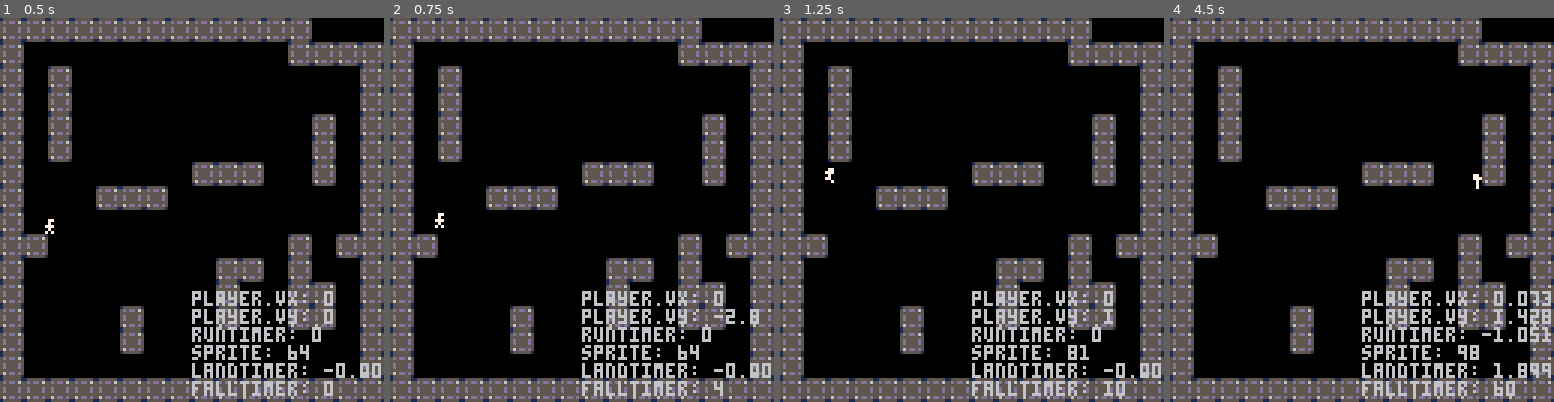
Above: before the commit, frames 1-4 (left to right).
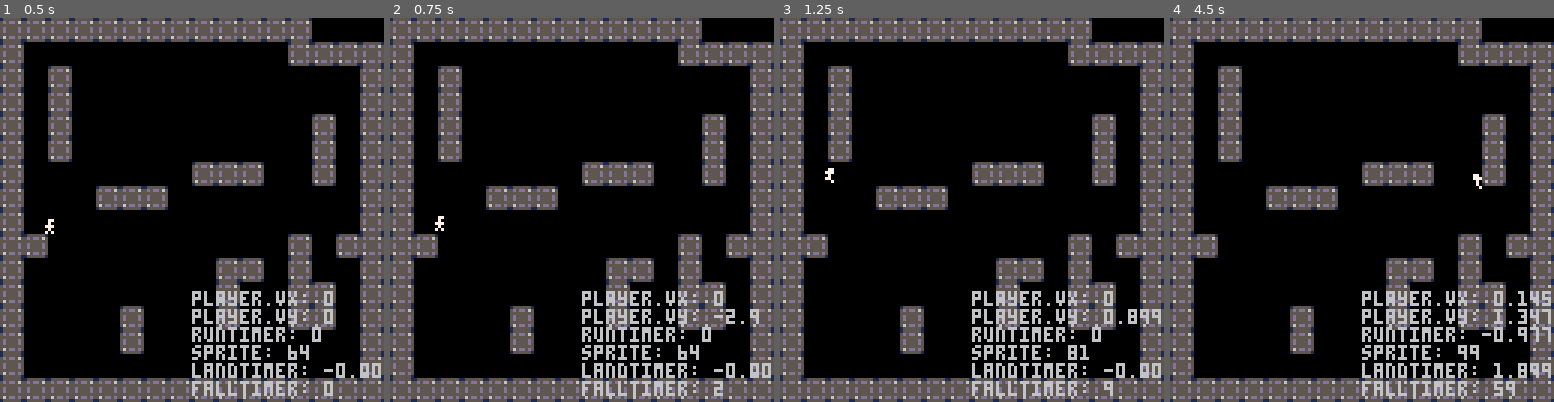
Above: after the commit, the same moments.

Repository: charlietran/pico8-games
Game: PICO-8 cartridge runboi.p8
The game is run twice, just before and just after one commit, with the same random seed, the same clock (stepped at 60 frames per second) and the same inputs.
Inputs:
- Up to frame 1 (0.5 s): no input
- Up to frame 2 (0.75 s): tap O (Z key) at 0.7 s
- Up to frame 3 (1.25 s): no input
- Up to frame 4 (4.5 s): hold Right 1.6-2.1 s; tap O (Z key) every 0.4 s from 1.7 to 4.1 s; hold Right 2.47-3.03 s; hold Left 3.08-3.58 s; hold Right from 4.02 s (still down)

Frame 1 is identical in both runs. In frame 2, 0.1% of the frame differs, in the area x 11-96%, y 50-99%; in frame 3, 0.4%; in frame 4, 0.4%, in the area x 78-100%, y 43-99%.

Commit message:
Label player function ends, move jump code up

Diff:
--- a/runboi.p8
+++ b/runboi.p8
@@ -237,6 +237,7 @@
 	--move the player, x then y
 	p:movex()
 	p:movey()
+	p:movejump()
 	p:checksliding()
 	p:handleinput()
 	p:effects()
@@ -278,8 +279,32 @@
 		p.hit_jump=false
 	end
 	p.is_jumping=jump_pressed
-	p:movejump()
-end
+end --player.jumpinput
+
+player.movejump=function(p)
+	--if standing, or if only just
+	--started falling, then jump
+	if(not p.hit_jump) return false
+	if p.standing then
+		p.vy=min(p.vy,-3)
+	elseif p.wallsliding then
+	-- allow walljump if sliding
+		--use normal jump speed,
+		--but proportionate to how
+		--fast player is currently
+		--sliding down wall
+		p.vy-=3
+		p.vy=mid(p.vy,-1,-3)
+
+		--set x velocity / direction
+		--based on wall facing
+		--(looking away from wall)
+		p.vx=p.wallfacing*2
+		p.flipx=(p.wallfacing==-1)
+
+		sfx(9)
+	end
+end --player.movejump
 
 player.groundinput=function(p)
 	if btn(0) then
@@ -298,7 +323,7 @@
 	--pressing neither, slow down
 		p.vx*=.88
 	end
-end
+end --player.groundinput
 
 player.airinput=function(p)
 	if btn(0) then
@@ -306,7 +331,7 @@
 	elseif btn(1) then
 		p.vx+=0.15*dt
 	end
-end
+end --player.airinput
 
 player.movex=function(p)
 	--xsteps is the number of
@@ -336,8 +361,7 @@
 		end
 
 	end
-
-end
+end --player.movex
 
 player.movey=function(p)
 	--always apply gravity
@@ -378,32 +402,7 @@
 			p.falltimer+=1
 		end
 	end
-end
-
-player.movejump=function(p)
-	--if standing, or if only just
-	--started falling, then jump
-	if(not p.hit_jump) return false
-	if p.standing then
-		p.vy=min(p.vy,-3)
-	elseif p.wallsliding then
-	-- allow walljump if sliding
-		--use normal jump speed,
-		--but proportionate to how
-		--fast player is currently
-		--sliding down wall
-		p.vy-=3
-		p.vy=mid(p.vy,-1,-3)
-
-		--set x velocity / direction
-		--based on wall facing
-		--(looking away from wall)
-		p.vx=p.wallfacing*2
-		p.flipx=(p.wallfacing==-1)
-
-		sfx(9)
-	end
-end
+end --player.movey
 
 player.effects=function(p)
 	if p.standing then
@@ -423,7 +422,7 @@
 	elseif p.wallsliding then
 		p.runtimer-=p.vy*0.12
 	end
-end
+end --player.effects
 
 __gfx__
 000000001555555144444444cd1d1d1c444444444444444444444444444444440505505000000000000000000000000000000000000000000000000000000000
